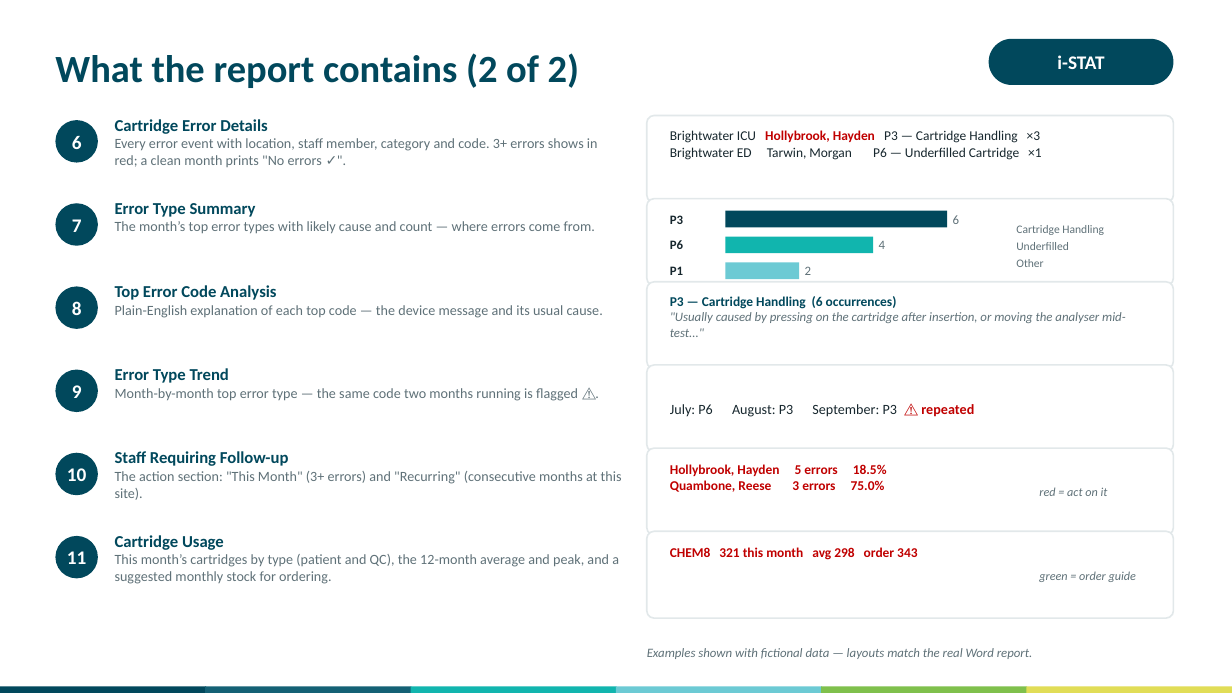
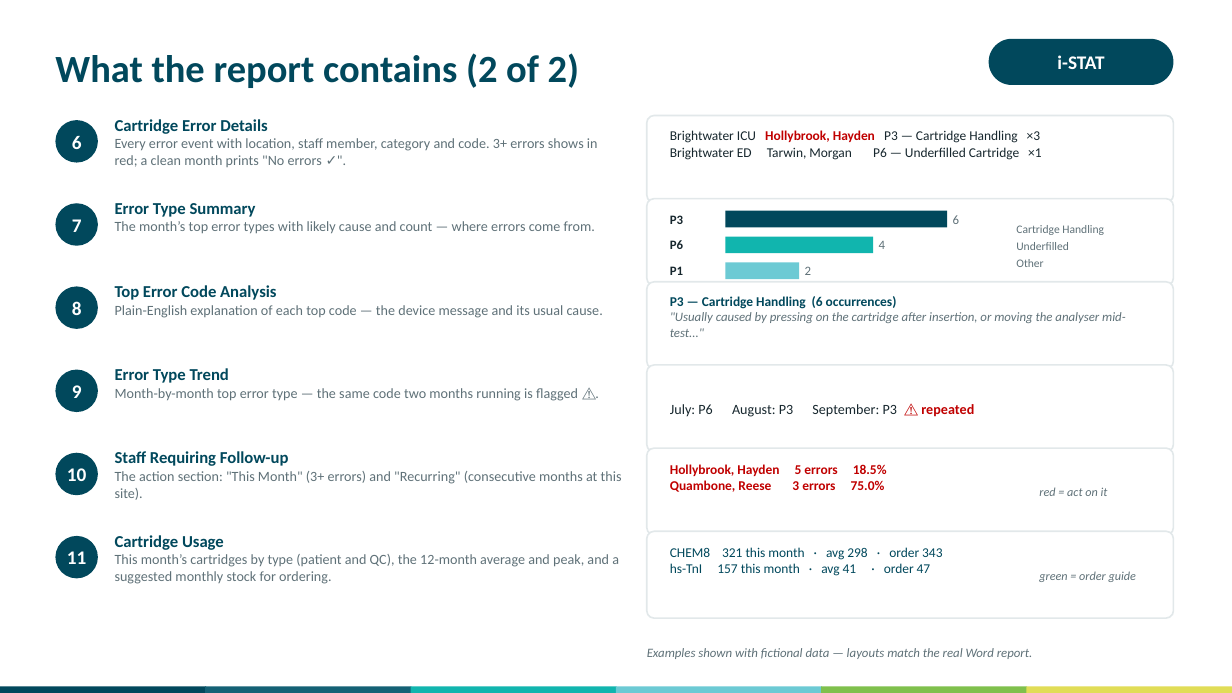
Before and after one commit to swornsealed/Report-app, a slide deck: slide 12 of PQ_Report_Generator_User_Guide.pptx. Drawn at 1232x693 pixels with LibreOffice and Linux fonts; fonts in the diff are those of the drawing. Boxes give left, top, right and bottom in pixels: in the first picture for what was removed or moved away, otherwise in the second. Text is boxed around its words. In the diff, an @@ line names an element or a change of style, - is before the commit and + after.

```diff
--- a/PQ_Report_Generator_User_Guide.pptx
+++ b/PQ_Report_Generator_User_Guide.pptx
@@ text at (670,547,942,576): text changed; text colour #C00000 to #01485C; bold off @@
-CHEM8 321 this month avg 298 order 343
+CHEM8 321 this month · avg 298 · order 343
+hs-TnI 157 this month · avg 41 · order 47
```
Also in this commit, not shown: 2 other files.
